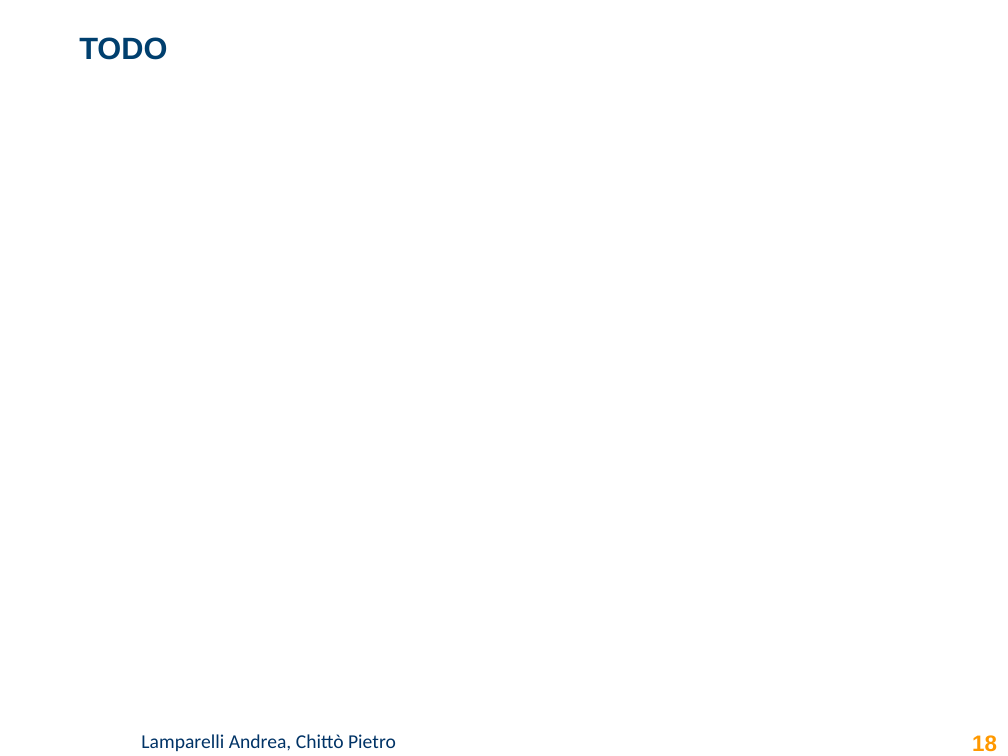
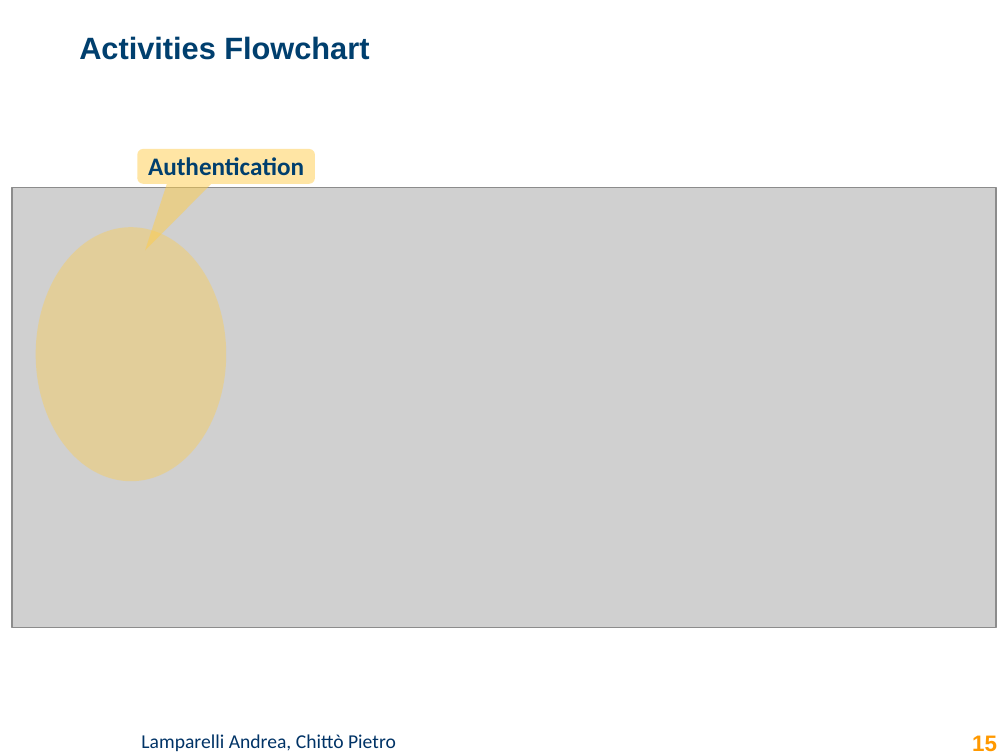
Before and after one commit to lampajr/QDocs, a slide deck: slide 15 of documentation/presentation_qdocs.pptx (slide 18 before the commit). Drawn at 1008x756 pixels with LibreOffice and Linux fonts; fonts in the diff are those of the drawing; grey boxes stand for pictures; background and template pictures are left out. Boxes give left, top, right and bottom in pixels: in the first picture for what was removed or moved away, otherwise in the second. Text is boxed around its words. In the diff, an @@ line names an element or a change of style, - is before the commit and + after.

```diff
--- a/documentation/presentation_qdocs.pptx
+++ b/documentation/presentation_qdocs.pptx
@@ title at bbox=[79, 36, 369, 60]: text changed @@
-TODO
+Activities Flowchart
@@ rounded speech box added at bbox=[137, 149, 314, 184], fill #FFCD4A at 50% opacity, 18 pt, text #003F6E, bold @@
+Authentication
@@ picture added at bbox=[12, 187, 996, 627] @@
@@ ellipse added at bbox=[35, 227, 226, 481], fill #FFCD4A at 40% opacity @@
@@ page number at bbox=[972, 735, 997, 752]: text changed @@
-18
+15
```
Also in this commit, not shown: 3 other slides changed, 4 slides added, 1 other file.
